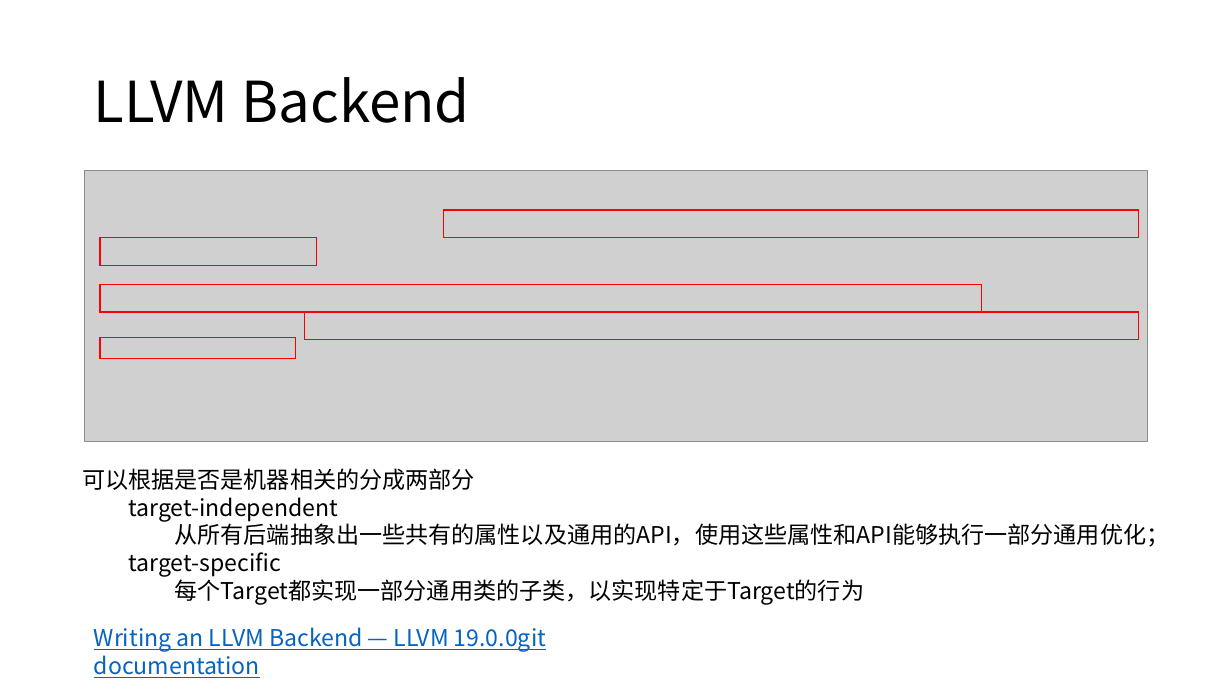
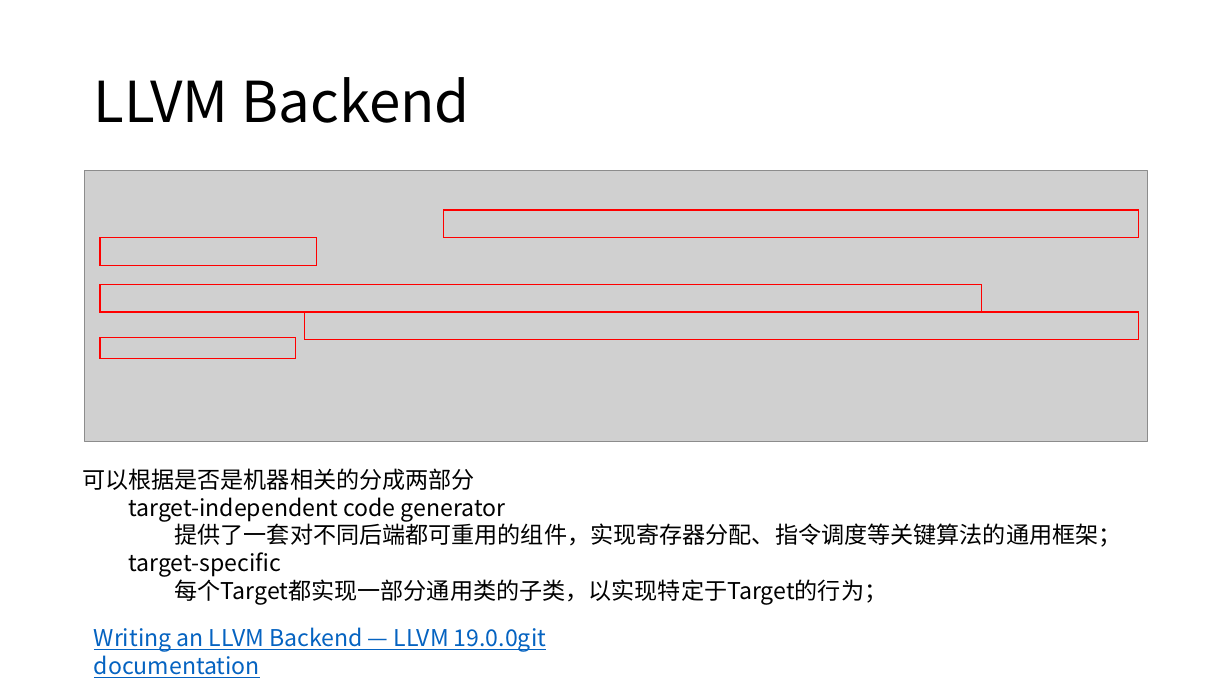
Before and after one commit to JYRoy/MLC-Learning, a slide deck: slide 7 of LLVM/04.LLVM Backend.pptx (slide 5 before the commit). Drawn at 1232x693 pixels with LibreOffice and Linux fonts; fonts in the diff are those of the drawing; grey boxes stand for pictures. Boxes give left, top, right and bottom in pixels: in the first picture for what was removed or moved away, otherwise in the second. Text is boxed around its words. In the diff, an @@ line names an element or a change of style, - is before the commit and + after.

Commit message:
update LLVM Backend

```diff
--- a/LLVM/04.LLVM Backend.pptx
+++ b/LLVM/04.LLVM Backend.pptx
@@ text at box(128, 497, 1122, 547): text changed @@
-  target-independent
-    从所有后端抽象出一些共有的属性以及通用的API，使用这些属性和API能够执行一部分通用优化；
+  target-independent code generator
+    提供了一套对不同后端都可重用的组件，实现寄存器分配、指令调度等关键算法的通用框架；
@@ text at box(175, 575, 888, 604): text changed @@
-    每个Target都实现一部分通用类的子类，以实现特定于Target的行为
+    每个Target都实现一部分通用类的子类，以实现特定于Target的行为；
```
Also in this commit, not shown: 17 other slides changed, 5 slides added, 1 slide removed.
